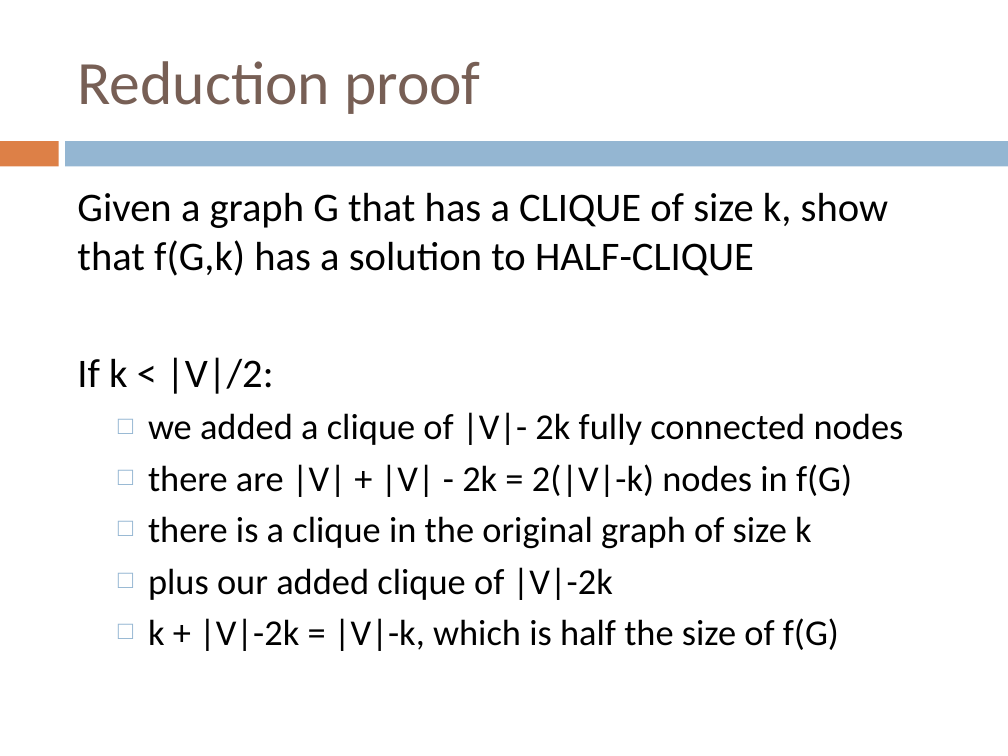
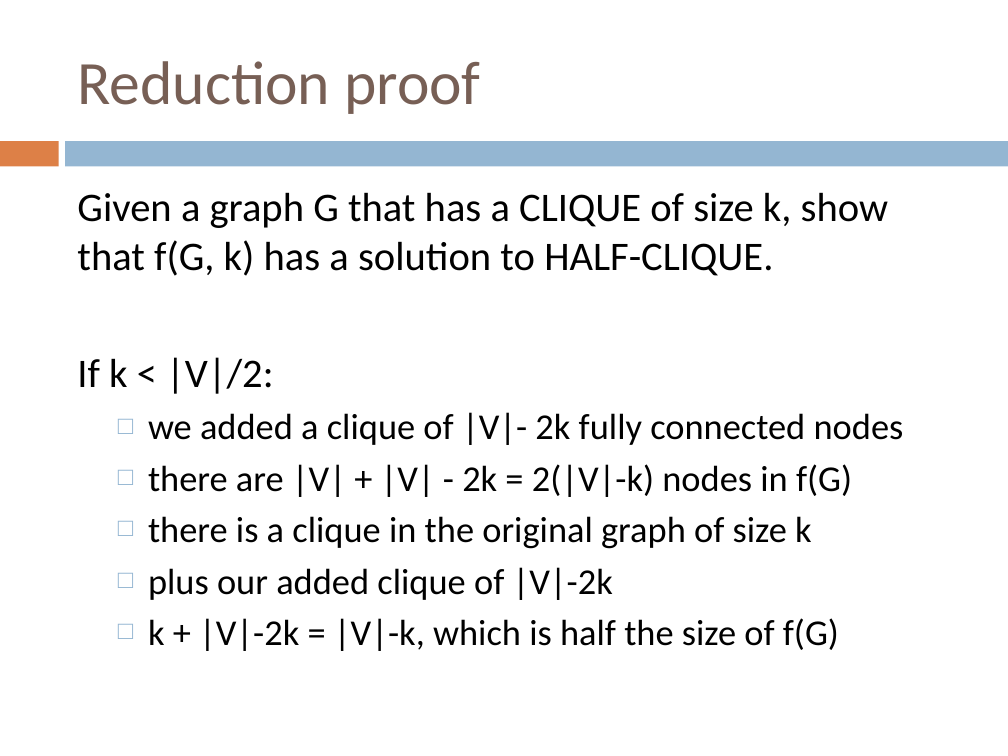
Before and after one commit to Collins-kariuk/Algorithms, a slide deck: slide 29 of Lectures/Lecture 24_NP-Complete Reductions.pptx. Drawn at 1008x756 pixels with LibreOffice and Linux fonts; fonts in the diff are those of the drawing. Boxes give left, top, right and bottom in pixels: in the first picture for what was removed or moved away, otherwise in the second. Text is boxed around its words. In the diff, an @@ line names an element or a change of style, - is before the commit and + after.

Commit message:
Review lecture 24 (NP-complete reductions)

```diff
--- a/Lectures/Lecture 24_NP-Complete Reductions.pptx
+++ b/Lectures/Lecture 24_NP-Complete Reductions.pptx
@@ text at (77,192,888,276): text changed @@
-Given a graph G that has a CLIQUE of size k, show that f(G,k) has a solution to HALF-CLIQUE
+Given a graph G that has a CLIQUE of size k, show that f(G, k) has a solution to HALF-CLIQUE.
```
Also in this commit, not shown: 26 other slides changed.
